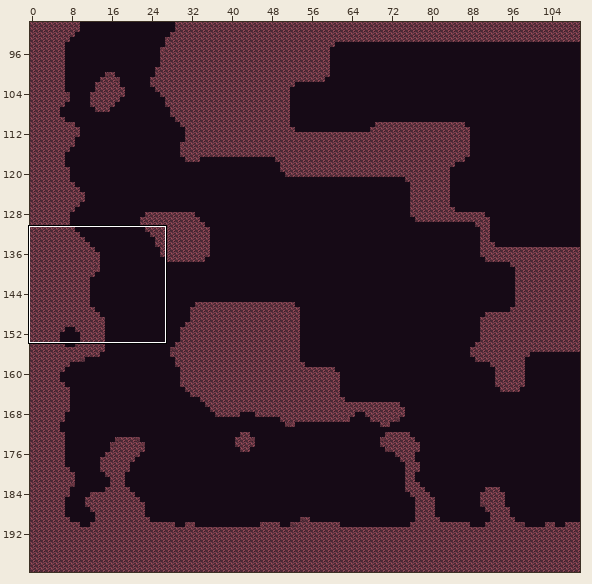
Tiled map -- android/assets/maps/level1.tmx. Above, an overview of the earlier version with the close-up marked.
Close-up. As it was:
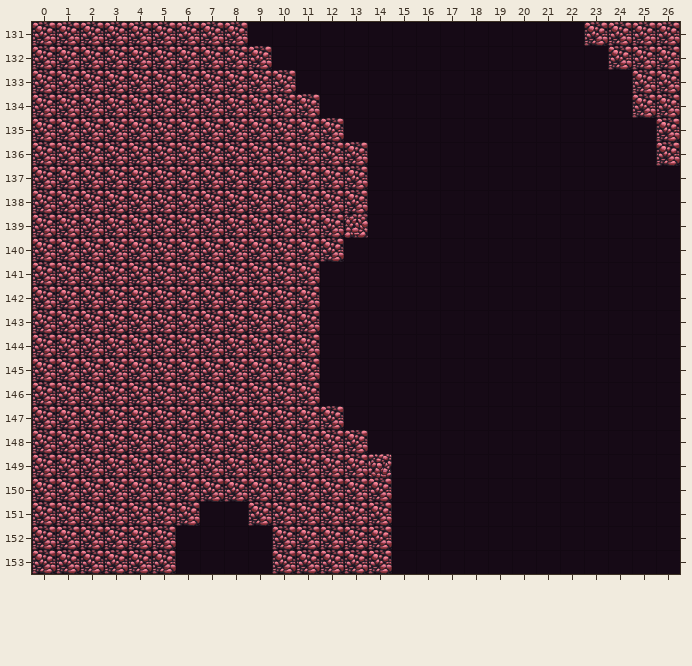
Cells are 64x64 px. Shown: x 0..26, y 131..153. The commit also changed other parts of the map, which this record leaves out.
The result:
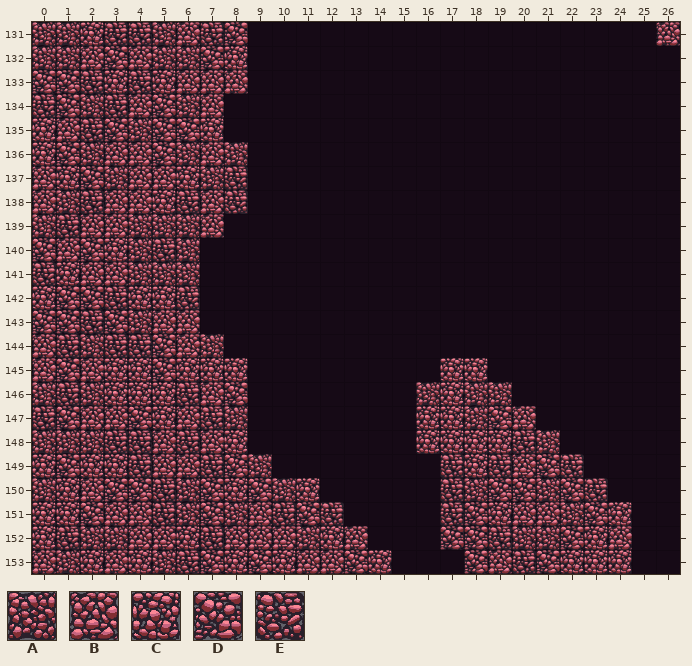
Key: from "tileMapGutter": A 5, B 6, C 7, D 8, E 9.
_ is an empty cell, . an unchanged one.
The edit:
--- layer "terrain"
@@ x 0..26 @@
-131 DDDDDDDD...............DDDD
-132 DDD.DDD.DD..............DDD
-133 ..DDDDDDDDD..............DD
-134 D.DDD.DDDDDD.............DD
-135 DDD.D..DDDDDD.............D
-136 D.DDD.DDDDDDDD............D
-137 DD.DDDDDDDDDDD.............
-138 DDDDDDDDDDDDDD.............
-139 DDDDDDDDDDDDDB.............
-140 .D.DDDDDDDDDD..............
-141 DDDDDDDDDDDD...............
-142 D..DDDDDDDDD...............
-143 ..D.DDDDDDDD...............
-144 DDDDD.DDDDDD...............
-145 D.DDD.DDDDDD.....__........
-146 DDDDDDDD.DDD....____.......
-147 D.DD.DDDDDDDD..._____......
-148 DDDDDDDDDDDDDD..______.....
-149 D.DDDDDD.DDDDDC..______....
-150 DDD..DD.D.DDDDD.._______...
-151 DD.DDDD__DD.DDD..________..
-152 DDDDDD____DDDDD..________..
-153 DDDDDD____DDD.D..._______..
+131 AACEEABE...............___B
+132 AAB.BAA.C_..............___
+133 ..ECECBBB__..............__
+134 E.AEB.AB____.............__
+135 CBE.A..C_____............._
+136 C.ABB.ABA_____............_
+137 BC.ABBCAE_____.............
+138 BAEBBCEBE_____.............
+139 AEBBAAAB______.............
+140 .B.CAEA______..............
+141 ECBBAAA_____...............
+142 C..ECCE_____...............
+143 ..E.ABB_____...............
+144 BEAEE.BA____...............
+145 B.BCC.CCC___.....CC........
+146 AEACCCEB.___....ACAA.......
+147 E.BB.CBEA____...CCADB......
+148 AAAEEBEBC_____..CCCCEA.....
+149 C.CCEBBE.A_____..ECEBDE....
+150 ACB..EA.C.AC___..EADDADE...
+151 CC.BBEADABE.E__..EDCBBADC..
+152 CEAABBCEBBBACB_..DDEAADCB..
+153 BACBCAEDCDCBB.C...DBEDCCC..
